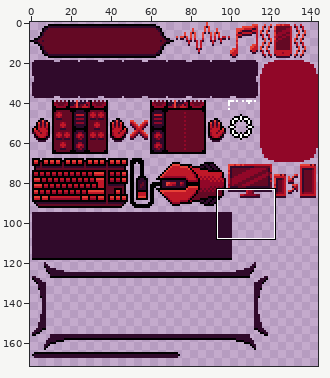
Two versions of one sprite sheet, Assets/Sprites/UIElements.png. Above: a wide view before the commit, with the close-up outlined.
Close-up. First the earlier version:
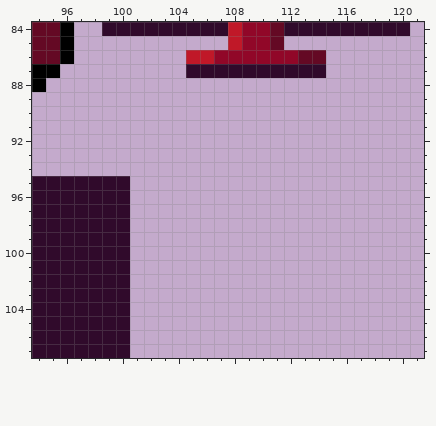
The file is 144x288 pixels. Pixels under 10% opacity are left out. Shown: x 94..121, y 84..107. The wide view leaves out empty margins.
Now the later version:
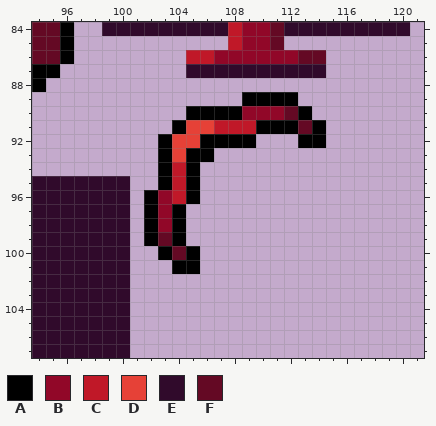
Palette (. is transparent): A #000000  B #910728  C #c01828  D #e64137  E #300a2b  F #640924
Edits made:
{"y":89,"x":109,"old":"....","new":"AAAA"}
{"y":90,"x":105,"old":".........","new":"AAAABBBFA"}
{"y":91,"x":104,"old":"...........","new":"ADDCCCAAAFA"}
{"y":92,"x":103,"old":".......","new":"ADDAAAA"}
{"y":92,"x":113,"old":"..","new":"AA"}
{"y":93,"x":103,"old":"....","new":"ADAA"}
{"y":94,"x":103,"old":"...","new":"ACA"}
{"y":95,"x":103,"old":"...","new":"ACA"}
{"y":96,"x":102,"old":"....","new":"ABCA"}
{"y":97,"x":102,"old":"...","new":"ABA"}
{"y":98,"x":102,"old":"...","new":"ABA"}
{"y":99,"x":102,"old":"...","new":"AFA"}
{"y":100,"x":103,"old":"...","new":"AFA"}
{"y":101,"x":104,"old":"..","new":"AA"}
